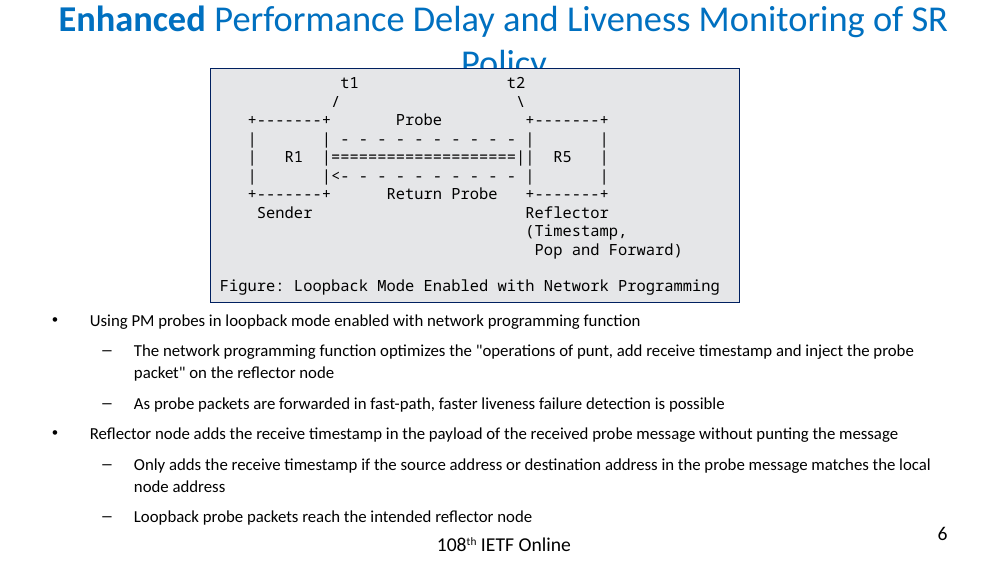
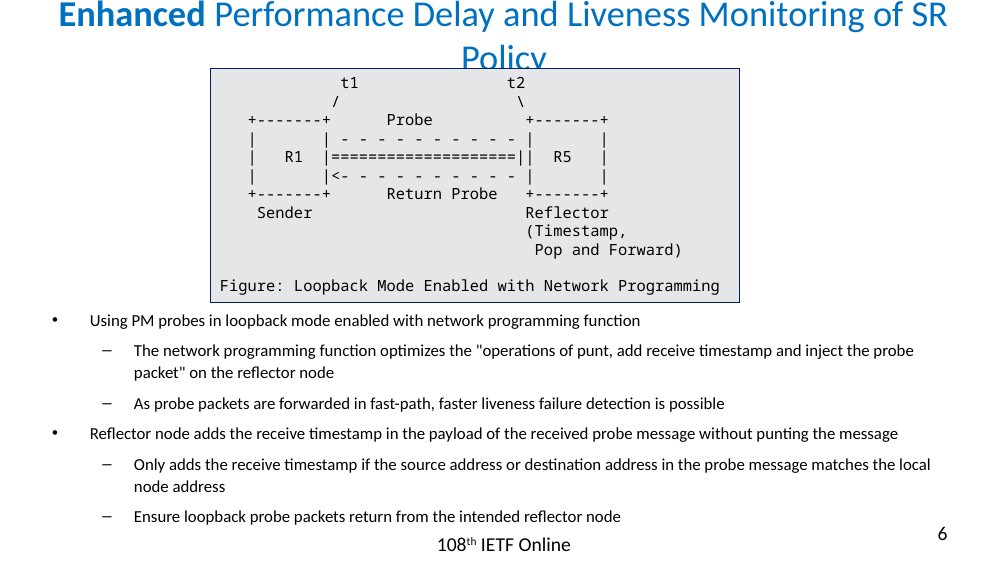
Before and after one commit to rakgandhi/ietf-slides, a slide deck: slide 6 of draft-gandhi-spring-sr-enhanced-plm-02.pptx. Drawn at 1008x567 pixels with LibreOffice and Linux fonts; fonts in the diff are those of the drawing. Boxes give left, top, right and bottom in pixels: in the first picture for what was removed or moved away, otherwise in the second. Text is boxed around its words. In the diff, an @@ line names an element or a change of style, - is before the commit and + after.

```diff
--- a/draft-gandhi-spring-sr-enhanced-plm-02.pptx
+++ b/draft-gandhi-spring-sr-enhanced-plm-02.pptx
@@ title "Enhanced Performance Delay and Liveness ...": place and size @@
-title "Enhanced Performance Delay and Liveness ..." at [59,5,948,84]
+title "Enhanced Performance Delay and Liveness ..." at [59,0,948,79]
@@ text at [134,510,621,525]: text changed @@
-  – Loopback probe packets reach the intended reflector node
+  – Ensure loopback probe packets return from the intended reflector node
```
Also in this commit, not shown: 6 other slides changed, 1 other file.
